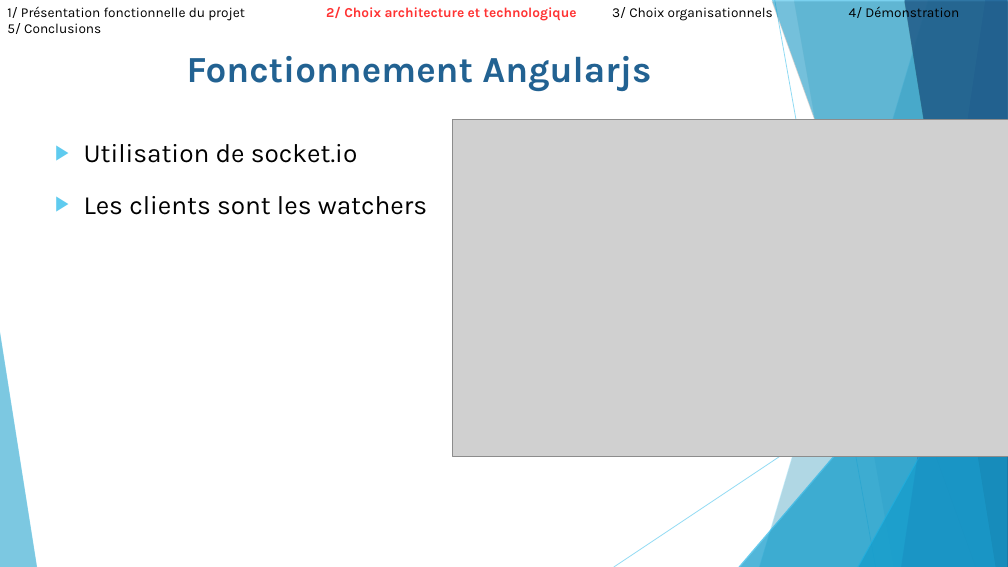
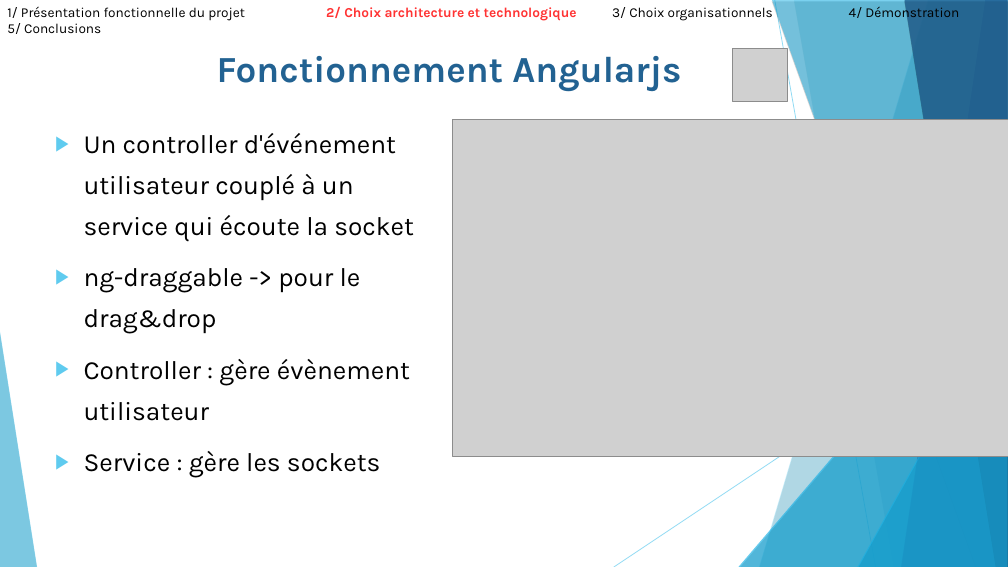
Before and after one commit to ComeBurguburu/AmbianceShowRoom, a slide deck: slide 12 of docs/Presentation orale.odp. Drawn at 1008x567 pixels with LibreOffice and Linux fonts; fonts in the diff are those of the drawing; grey boxes stand for pictures. Boxes give left, top, right and bottom in pixels: in the first picture for what was removed or moved away, otherwise in the second. Text is boxed around its words. In the diff, an @@ line names an element or a change of style, - is before the commit and + after.

```diff
--- a/docs/Presentation orale.odp
+++ b/docs/Presentation orale.odp
@@ text removed at (x1=84, y1=56, x2=651, y2=215) @@
-Fonctionnement Angularjs
-▶ Utilisation de socket.io
-▶ Les clients sont les watchers
@@ text added at (x1=217, y1=56, x2=681, y2=91), 35 pt, text #226292, bold @@
+Fonctionnement Angularjs
@@ picture added at (x1=733, y1=48, x2=788, y2=101) @@
@@ text added at (x1=84, y1=133, x2=414, y2=478), 25 pt, text #000000 @@
+▶ Un controller d'événement utilisateur couplé à un service qui écoute la socket
+▶ ng-draggable -> pour le drag&drop
+▶ Controller : gère évènement utilisateur
+▶ Service : gère les sockets
```
Also in this commit, not shown: 9 other slides changed, 2 slides added, 11 other files.
